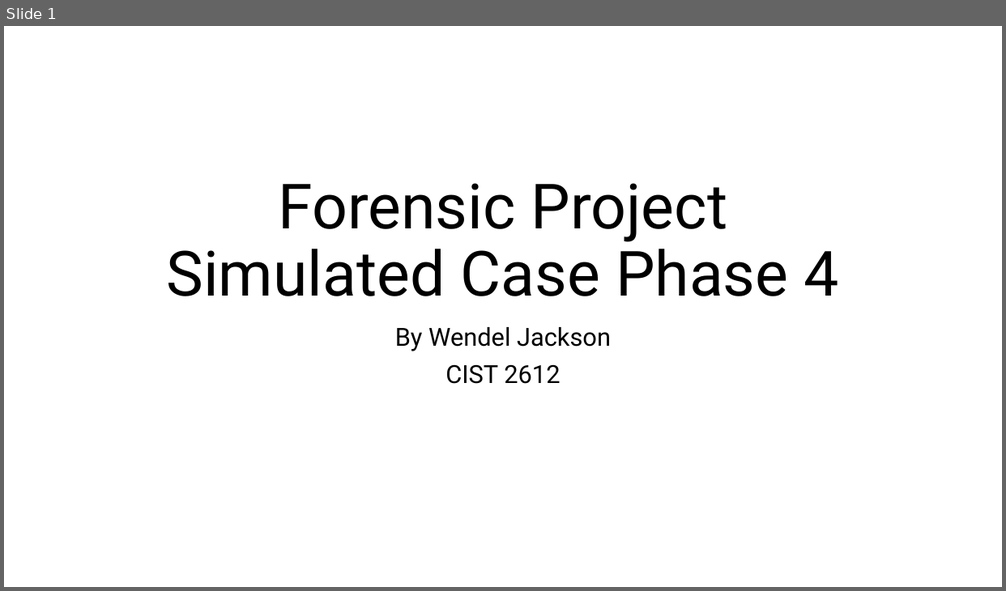
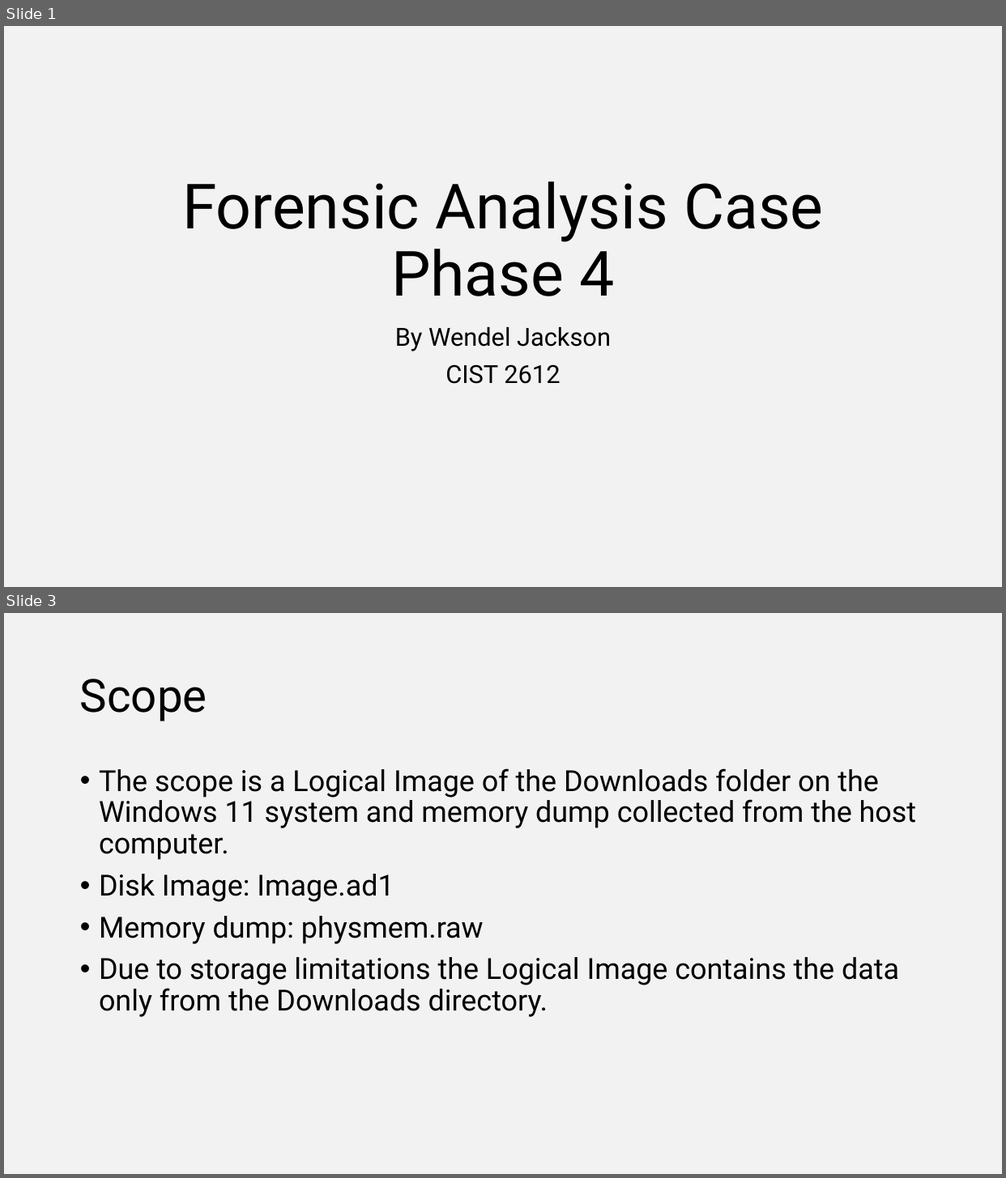
Before and after one commit to wendeldjr/Forensics_Kali_Project, a slide deck: Forensic Project Phase 4.pptx. Shown one above the other, each under a label of ours: slide 1 before the commit, slides 1 and 3 after it; the slides between them are not shown. The pictures are 1006x591 and 1006x1178 pixels, drawn with LibreOffice and Linux fonts; fonts in the diff are those of the drawing. Boxes give left, top, right and bottom in pixels: in the first picture for what was removed or moved away, otherwise in the second. Text is boxed around its words. In the diff, an @@ line names an element or a change of style, - is before the commit and + after.

Commit message:
Updated phase 2,3 and 4 documents and presentations.

```diff
--- a/Forensic Project Phase 4.pptx
+++ b/Forensic Project Phase 4.pptx
@@ slide 3 added at (4,613,1002,1174), background #F2F2F2 @@
@@ title added at (80,679,207,722), 44 pt, text #000000 @@
+Scope
@@ text added at (99,769,917,1017), 28 pt, text #000000 @@
+• The scope is a Logical Image of the Downloads folder on the Windows 11 system and memory dump collected from the host computer.
+• Disk Image: Image.ad1
+• Memory dump: physmem.raw
+• Due to storage limitations the Logical Image contains the data only from the Downloads directory.
@@ slide 1 changed as well @@
@@ background #FFFFFF to #F2F2F2 @@
@@ title at (182,182,823,297): text changed @@
-Forensic Project Simulated Case Phase 4
+Forensic Analysis Case Phase 4
```
Also in this commit, not shown: 3 other slides changed, 9 other slides added, 3 slides removed, 6 other files.
